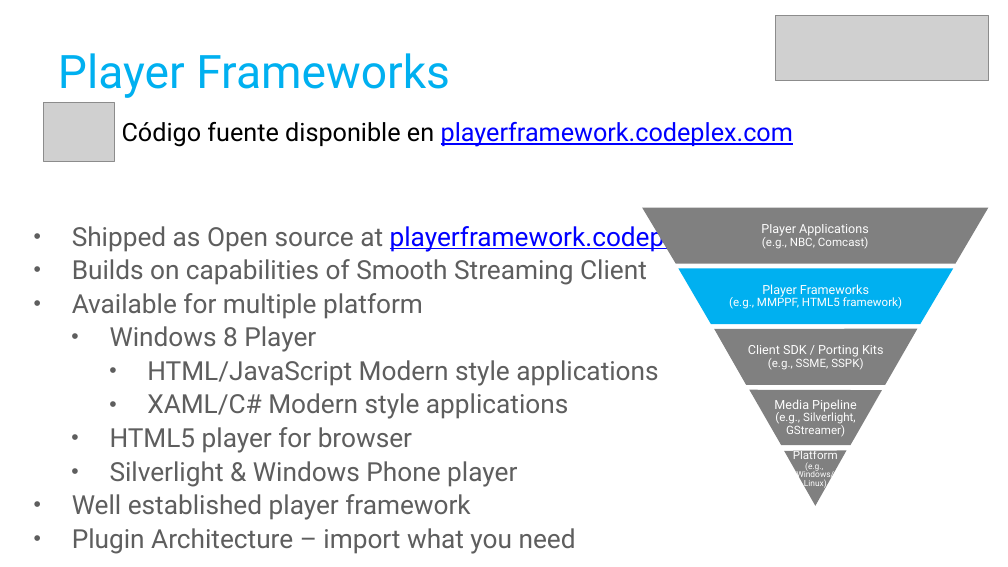
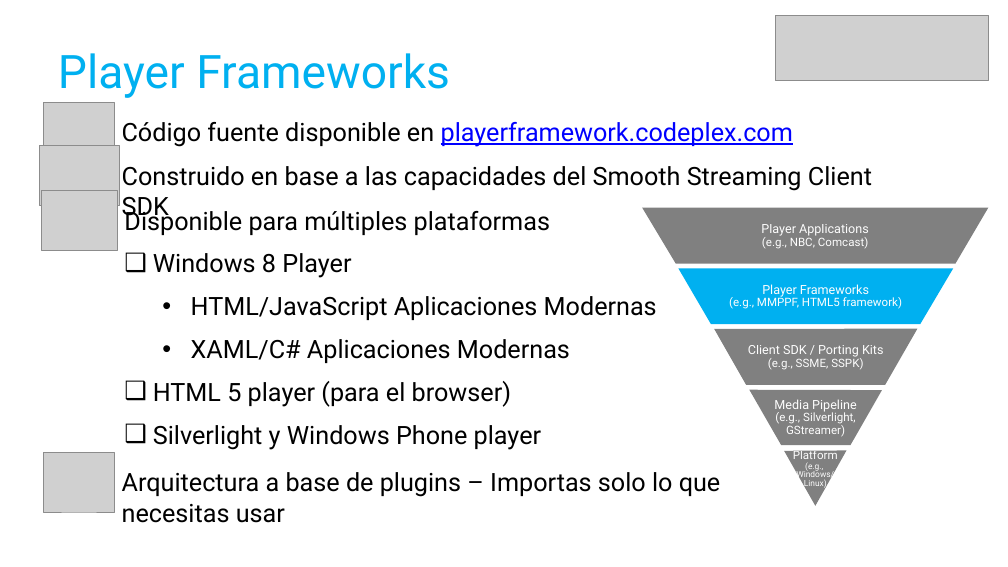
Before and after one commit to mconverti/webcast-aplicaciones-media-con-azure-media-services, a slide deck: slide 19 of webcast.pptx. Drawn at 1008x567 pixels with LibreOffice and Linux fonts; fonts in the diff are those of the drawing; grey boxes stand for pictures. Boxes give left, top, right and bottom in pixels: in the first picture for what was removed or moved away, otherwise in the second. Text is boxed around its words. In the diff, an @@ line names an element or a change of style, - is before the commit and + after.

Commit message:
# added players # added mpeg dashs slides

```diff
--- a/webcast.pptx
+++ b/webcast.pptx
@@ picture added at box(39, 146, 119, 206) @@
@@ text added at box(122, 166, 872, 221), 24 pt, text #000000 @@
+  Construido en base a las capacidades del Smooth Streaming Client SDK
@@ picture added at box(42, 191, 117, 250) @@
@@ text added at box(124, 207, 657, 450), 24 pt, text #000000 @@
+  Disponible para múltiples plataformas
+  ❑ Windows 8 Player
+    • HTML/JavaScript Aplicaciones Modernas
+    • XAML/C# Aplicaciones Modernas
+  ❑ HTML 5 player (para el browser)
+  ❑ Silverlight y Windows Phone player
@@ text removed at box(72, 222, 757, 554) @@
-• Shipped as Open source at playerframework.codeplex.com
-  • Builds on capabilities of Smooth Streaming Client
-• Available for multiple platform
-  • Windows 8 Player
-    • HTML/JavaScript Modern style applications
-    • XAML/C# Modern style applications
-  • HTML5 player for browser
-  • Silverlight & Windows Phone player
-• Well established player framework
-• Plugin Architecture – import what you need
@@ picture added at box(44, 453, 114, 513) @@
@@ text added at box(122, 472, 721, 523), 24 pt, text #000000 @@
+  Arquitectura a base de plugins – Importas solo lo que necesitas usar
```
Also in this commit, not shown: 5 other slides changed, 4 slides added, 1 slide removed.
